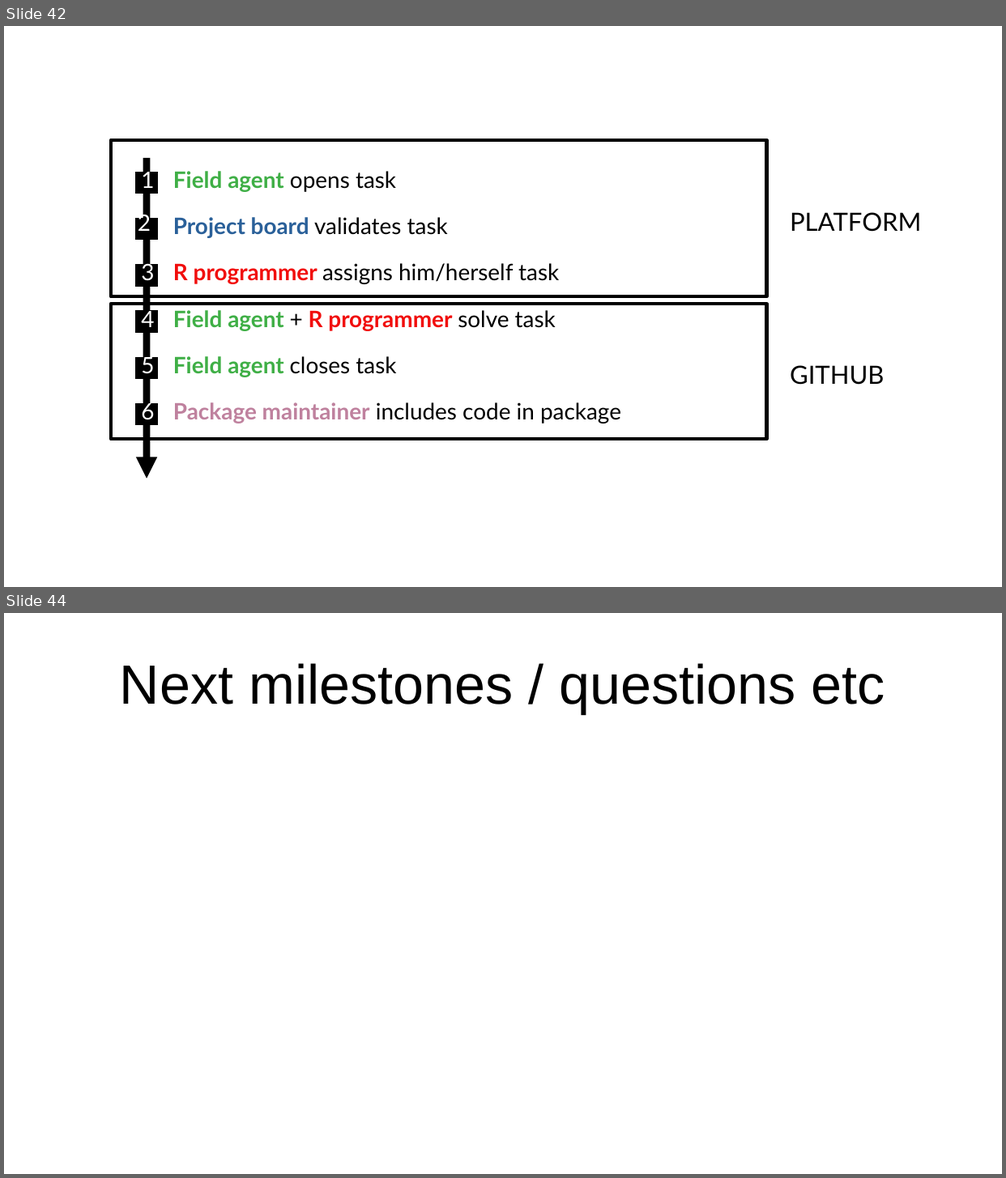
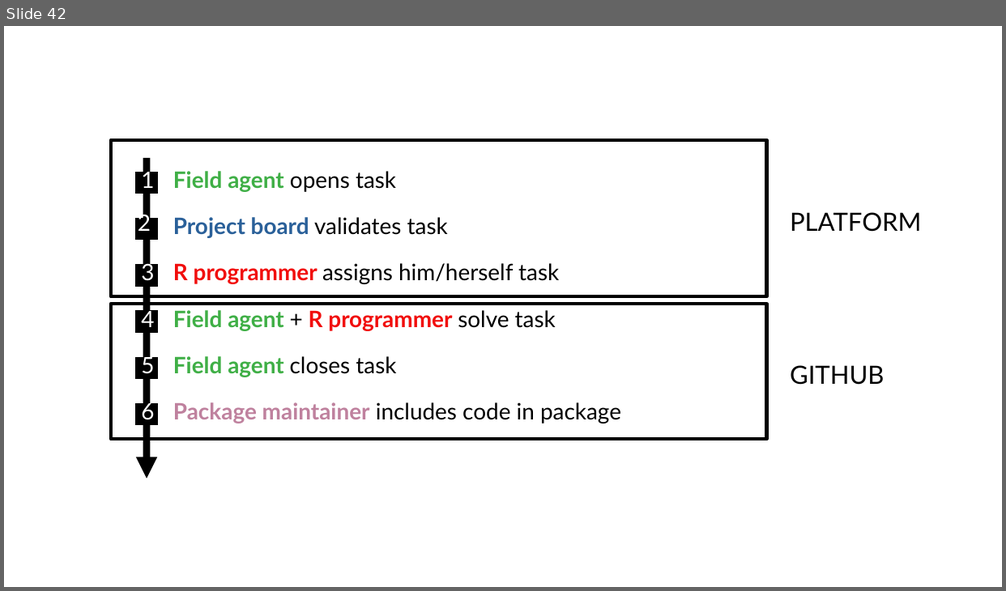
Before and after one commit to matthieugold/covid-19-challenge, a slide deck: docs/dscc_presentation/dscc_presentation.odp. Shown one above the other, each under a label of ours: slides 42 and 44 before the commit, slide 42 after it; the slides between them are not shown. The pictures are 1006x1178 and 1006x591 pixels, drawn with LibreOffice and Linux fonts; fonts in the diff are those of the drawing. Boxes give left, top, right and bottom in pixels: in the first picture for what was removed or moved away, otherwise in the second. Text is boxed around its words. In the diff, an @@ line names an element or a change of style, - is before the commit and + after.

```diff
--- a/docs/dscc_presentation/dscc_presentation.odp
+++ b/docs/dscc_presentation/dscc_presentation.odp
@@ slide 44 removed at (4,613,1002,1174), background #FFFFFF @@
@@ title removed at (120,663,884,714) @@
-Next milestones / questions etc
```
Also in this commit, not shown: 3 slides changed, 9 slides added, 1 other slide removed, 25 other files.
